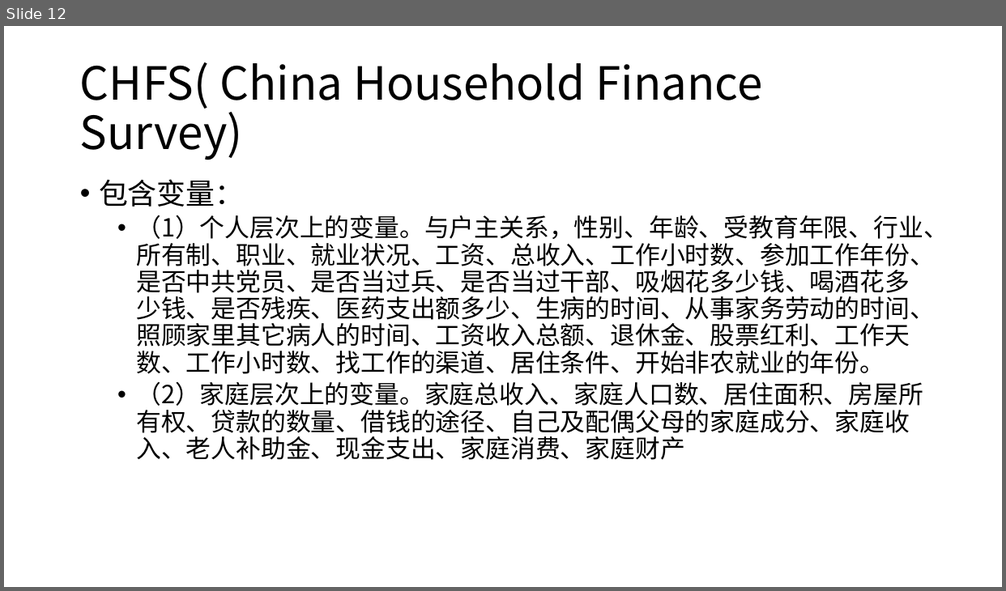
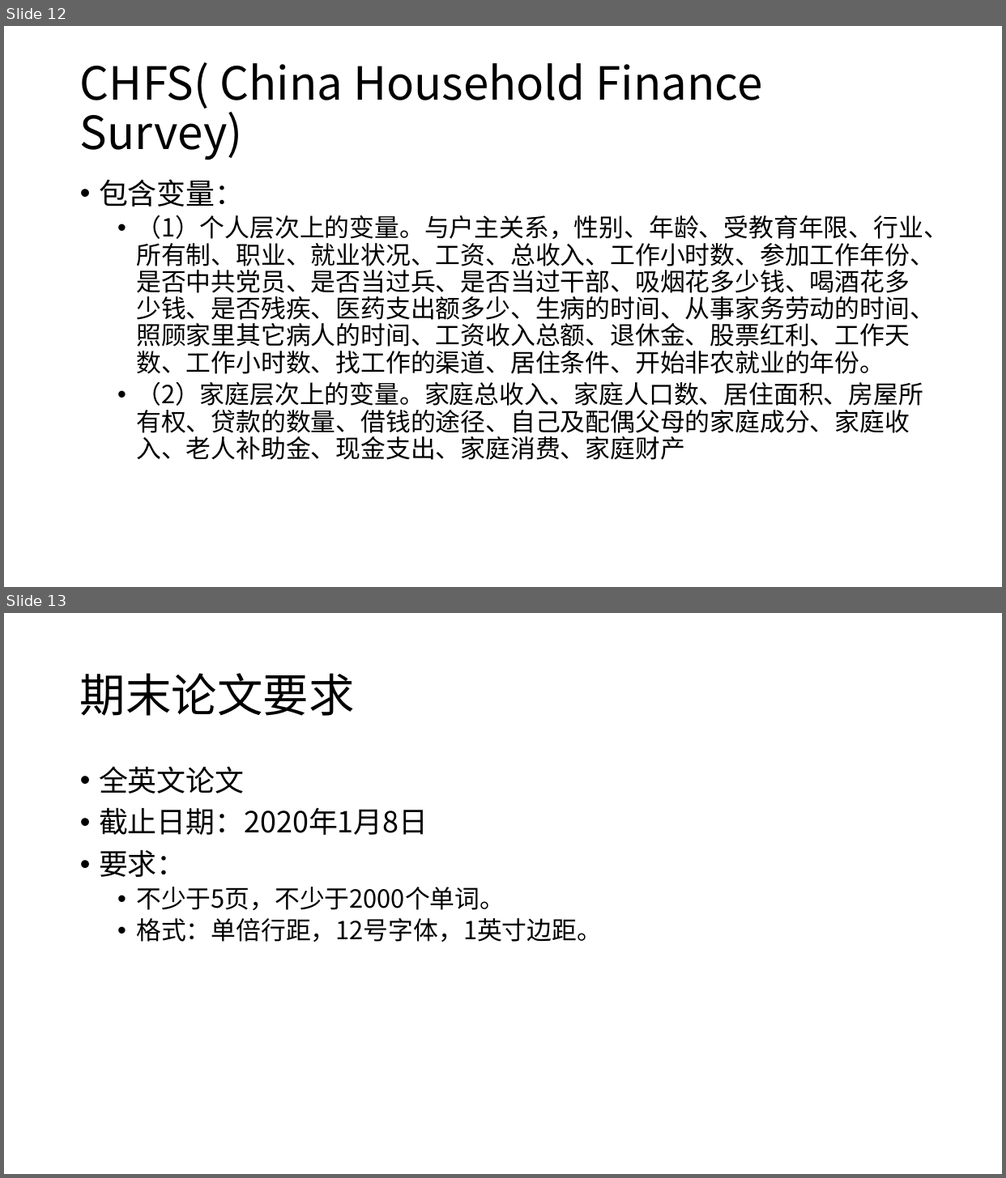
Before and after one commit to bayeswhu/bayeswhu.github.io, a slide deck: teaching/io/经济学研究常用中国微观数据.pptx. Shown one above the other, each under a label of ours: slide 12 before the commit, slides 12 and 13 after it. The pictures are 1006x591 and 1006x1178 pixels, drawn with LibreOffice and Linux fonts; fonts in the diff are those of the drawing. Boxes give left, top, right and bottom in pixels: in the first picture for what was removed or moved away, otherwise in the second. Text is boxed around its words. In the diff, an @@ line names an element or a change of style, - is before the commit and + after.

Commit message:
io

```diff
--- a/teaching/io/经济学研究常用中国微观数据.pptx
+++ b/teaching/io/经济学研究常用中国微观数据.pptx
@@ slide 13 added at [4, 613, 1002, 1174], background #FFFFFF @@
@@ title added at [80, 673, 355, 716], 44 pt, text #000000 @@
+期末论文要求
@@ text added at [99, 766, 602, 942], 24 pt, text #000000 @@
+• 全英文论文
+• 截止日期：2020年1月8日
+• 要求：
+  • 不少于5页，不少于2000个单词。
+  • 格式：单倍行距，12号字体，1英寸边距。
```
